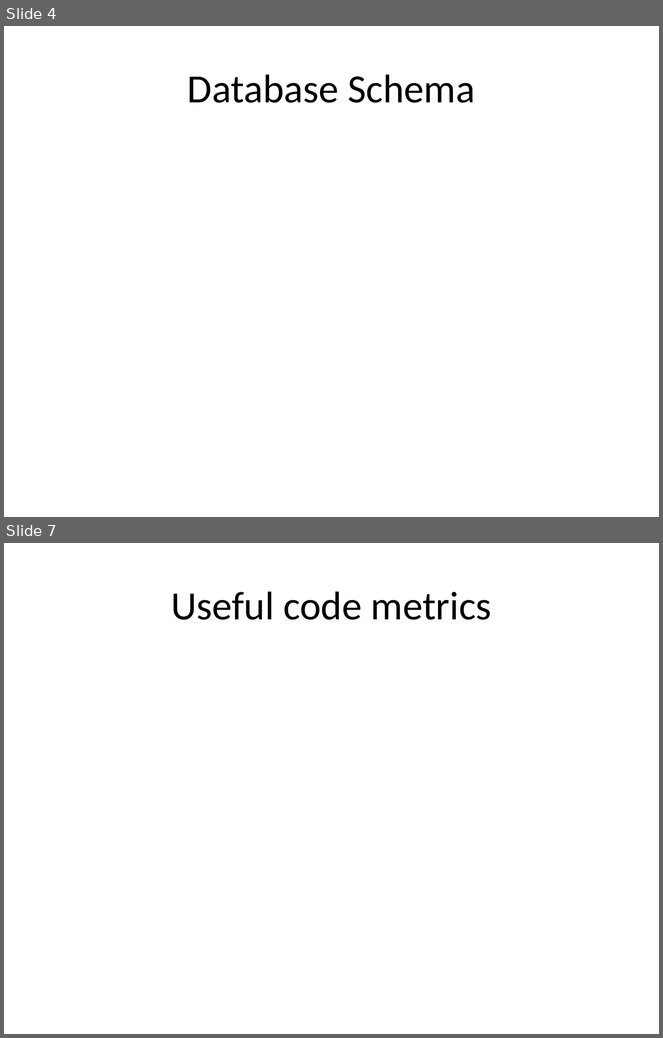
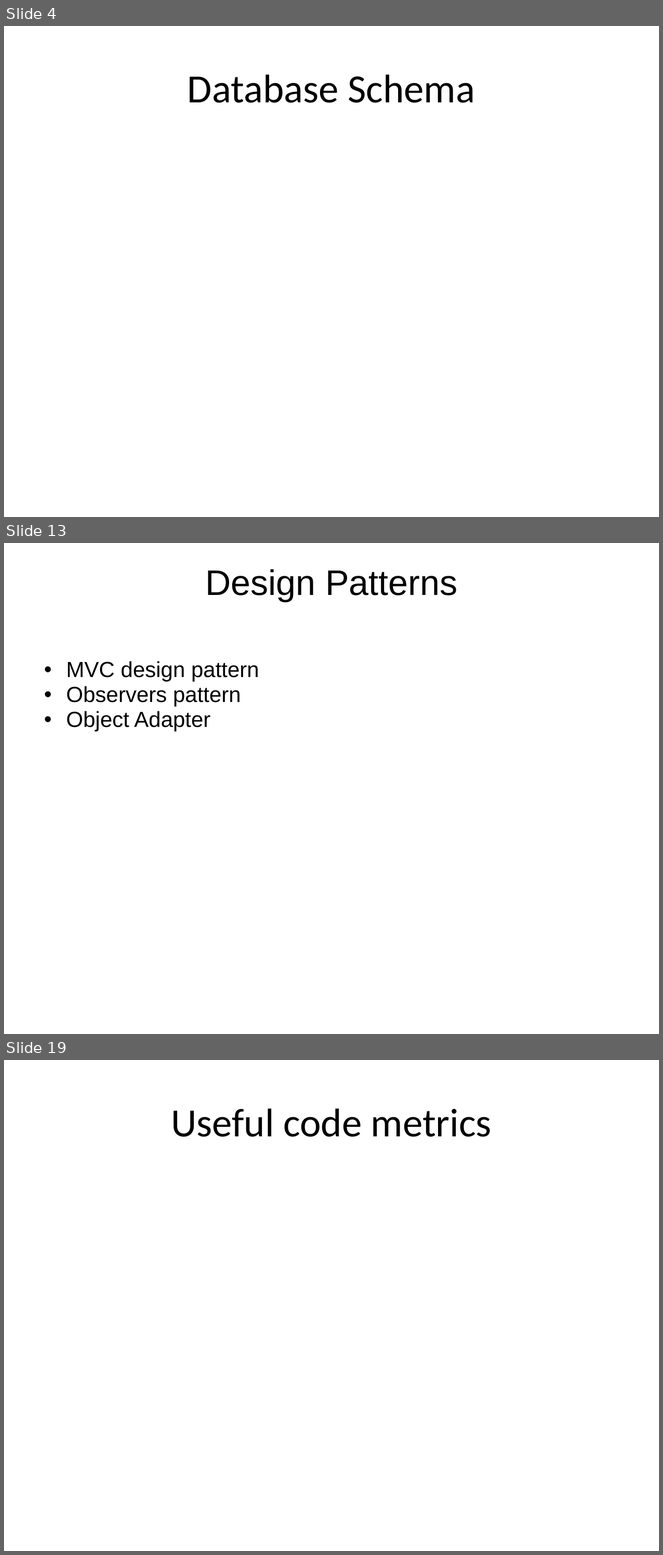
Before and after one commit to lqi/sensiblephp, a slide deck: FinalProjectPresentation.pptx. Shown one above the other, each under a label of ours: slides 4 and 7 before the commit, slides 4, 13 and 19 after it; the slides between them are not shown. The pictures are 663x1038 and 663x1555 pixels, drawn with LibreOffice and Linux fonts; fonts in the diff are those of the drawing. Boxes give left, top, right and bottom in pixels: in the first picture for what was removed or moved away, otherwise in the second. Text is boxed around its words. In the diff, an @@ line names an element or a change of style, - is before the commit and + after.

```diff
--- a/FinalProjectPresentation.pptx
+++ b/FinalProjectPresentation.pptx
@@ slide 13 added at (x1=4, y1=543, x2=659, y2=1034), background #FFFFFF @@
@@ title added at (x1=205, y1=569, x2=458, y2=601), 39 pt, text #000000 @@
+Design Patterns
@@ text added at (x1=66, y1=661, x2=259, y2=732), 24 pt, text #000000 @@
+  • MVC design pattern
+  • Observers pattern
+  • Object Adapter
@@ what was slide 7 is now slide 19 @@
```
Also in this commit, not shown: 13 other slides added, 2 slides removed.
